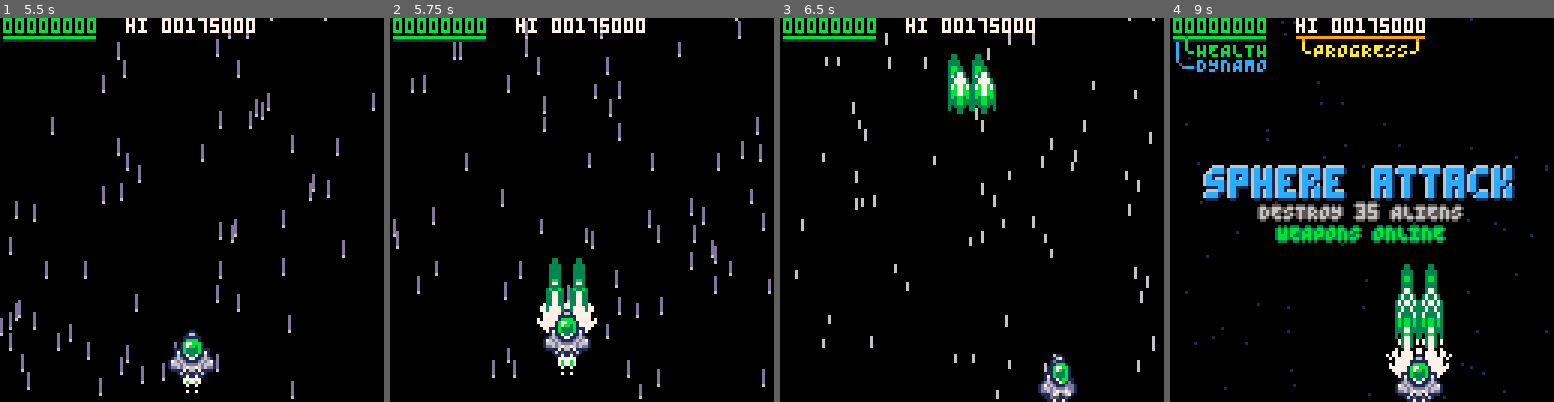
Above: before the commit, frames 1-4 (left to right).
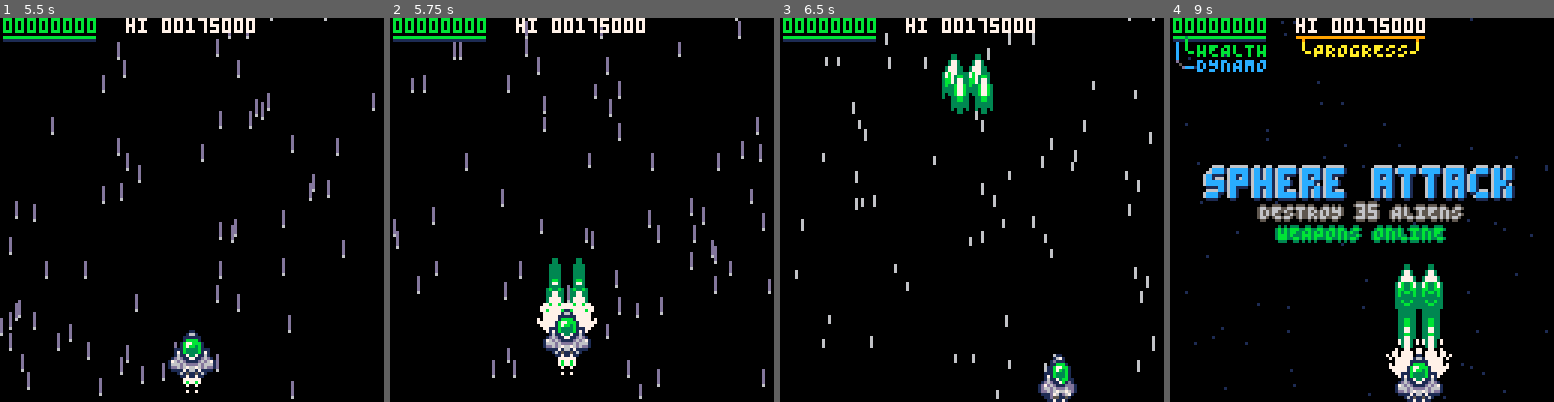
Above: after the commit, the same moments.

Repository: wimpysworld/antsy-alien-attack-pico
Game: PICO-8 cartridge main.p8
Two runs of this game, one before a commit and one after it. Both use one fixed random seed, a clock stepped at 60 frames per second and the inputs below.
Inputs:
- Up to frame 1 (5.5 s): tap X (X key) at 0.33, 1.07, 1.85, 2.97, 4.08, 5.2 s; tap O (Z key) at 0.7, 1.7, 2.1, 2.5, 2.9, 3.3, 3.7, 4.1, 4.5, 4.9, 5.3 s; hold Right 1.6-2.1 s; hold Up 2.15-2.42 s; hold Right 2.47-3.03 s; hold Left 3.08-3.58 s; hold Down 3.63-3.97 s; hold Right 4.02-4.68 s; hold Up 4.73-5.03 s; hold Left from 5.08 s (still down)
- Up to frame 2 (5.75 s): release Left at 5.68 s; tap O (Z key) at 5.7 s; hold Down from 5.73 s (still down)
- Up to frame 3 (6.5 s): release Down at 6.03 s; hold Right from 6.08 s (still down); tap O (Z key) at 6.1 s; tap X (X key) at 6.32 s
- Up to frame 4 (9 s): tap O (Z key) every 0.4 s from 6.5 to 8.9 s; release Right at 6.58 s; hold Right 6.63-7.13 s; hold Up 7.18-7.45 s; tap X (X key) at 7.43, 8.55 s; hold Right 7.5-8.07 s; hold Left 8.12-8.62 s; hold Down from 8.67 s (still down)

Frame 1 is identical in both runs. In frame 2, 0.1% of the frame differs, in the area x 40-52%, y 72-77%; in frame 3, 0.8%; in frame 4, 1.2%, in the area x 58-72%, y 65-84%.

Commit message:
chore: use pre-coloured rockets for each player

Diff:
--- a/main.p8
+++ b/main.p8
@@ -1234,13 +1234,11 @@
 
   local rocket=rockets[#rockets]
   rocket.owner=player_num
-  rocket.sprite=sprite_create({10,11,10,12},1,2)
+  rocket.sprite=sprite_create(pl.rocket_sprites,1,2)
   sprite_hitbox(rocket.sprite,0,1,7,10)
   //rocket.sprite.show_hitbox=true
-  add(rocket.sprite.pal_swaps,{9,pl.col_dk})
-  add(rocket.sprite.pal_swaps,{10,pl.col_lt})
-
-    local ang,spd,dir,spread=0
+
+  local ang,spd,dir,spread=0
   if pl.shot_pattern>3 then
    // 5-way
    dir,spread,spd=
@@ -1331,11 +1329,11 @@
 end
 
 function create_player(player)
- local x,col_lt,col_dk,hud_x,explosion_style,debris_style,sfx_shoot=
-  56,11,3,1,6,debris_green,2
+ local x,col_lt,col_dk,hud_x,explosion_style,debris_style,sfx_shoot,rocket_sprites=
+  56,11,3,1,6,debris_green,2,split("194,193,192,193")
  if player==2 then
-  x,col_lt,col_dk,hud_x,explosion_style,debris_style,sfx_shoot=
-   56,8,2,96,5,debis_red,3
+  x,col_lt,col_dk,hud_x,explosion_style,debris_style,sfx_shoot,rocket_sprites=
+   56,8,2,96,5,debis_red,3,split("226,225,224,225")
  end
  add(players,create_actor(x,192))
 
@@ -1359,7 +1357,8 @@
   pl.bomb_enabled,
   pl.shot_enabled,
   pl.shot_cooldown,
-  pl.shot_cooldown_timer=
+  pl.shot_cooldown_timer,
+  pl.rocket_sprites=
    player,
    col_lt,
    col_dk,
@@ -1379,7 +1378,8 @@
    true,
    true,
    5,
-   0
+   0,
+   rocket_sprites
  pl.sprite=sprite_create({0,2,4,6,8},2,2)
  pl.sprite.frame=3.5
  sprite_hitbox(pl.sprite,4,3,7,9)
